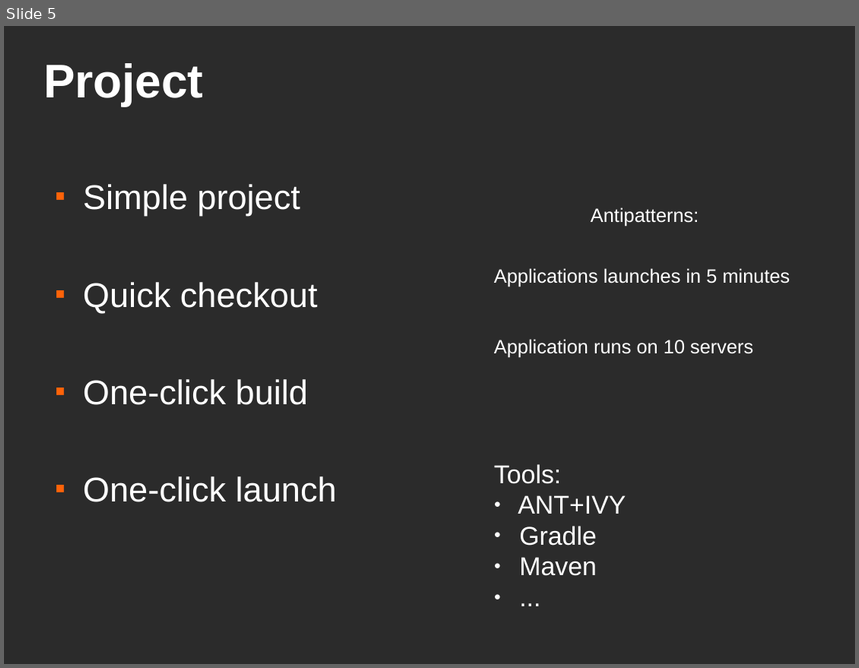
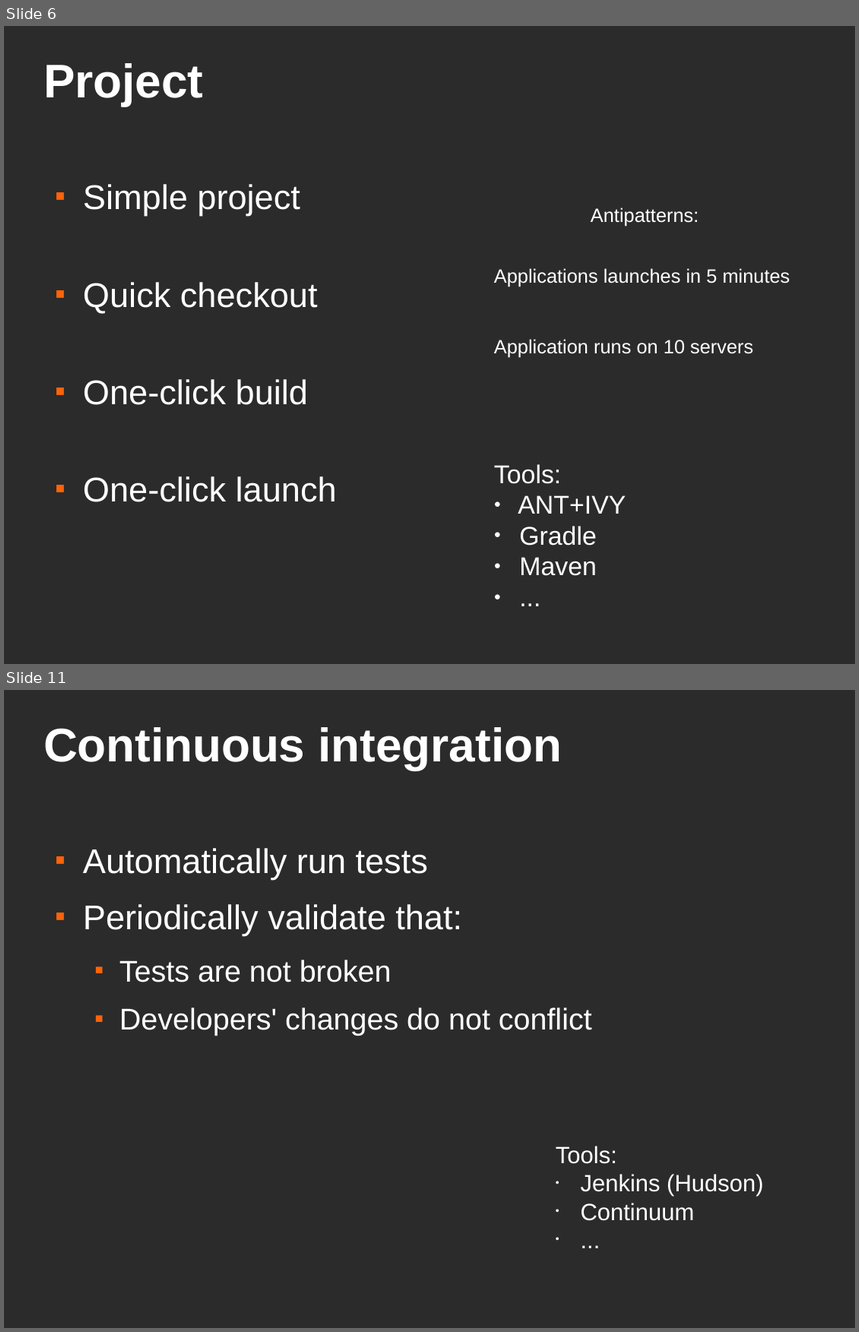
Before and after one commit to asolntsev/presentations, a slide deck: agile-technical-practices/agile-techical-practices.agile-ee.odp. Shown one above the other, each under a label of ours: slide 5 before the commit, slides 6 and 11 after it; the slides between them are not shown. The pictures are 859x668 and 859x1332 pixels, drawn with LibreOffice and Linux fonts; fonts in the diff are those of the drawing; background and template pictures are left out; a plain dark background stands for a picture behind light text. Boxes give left, top, right and bottom in pixels: in the first picture for what was removed or moved away, otherwise in the second. Text is boxed around its words. In the diff, an @@ line names an element or a change of style, - is before the commit and + after.

Commit message:
Added some tests and slides during Agile Saturday

```diff
--- a/agile-technical-practices/agile-techical-practices.agile-ee.odp
+++ b/agile-technical-practices/agile-techical-practices.agile-ee.odp
@@ slide 11 added at (4,690,855,1328), background picture (left out) @@
@@ title added at (44,727,562,771), 44 pt, text #FFFFFF, bold @@
+Continuous integration
@@ text added at (83,848,592,1036), 28 pt, text #FFFFFF @@
+■ Automatically run tests
+■ Periodically validate that:
+  ■ Tests are not broken
+  ■ Developers' changes do not conflict
@@ text added at (556,1146,763,1221), 22 pt, text #FFFFFF @@
+Tools:
+• Jenkins (Hudson)
+• Continuum
+• ...
@@ what was slide 5 is now slide 6 @@
```
Also in this commit, not shown: 3 slides changed, 6 other slides added, 2 slides removed, 1 other file.
